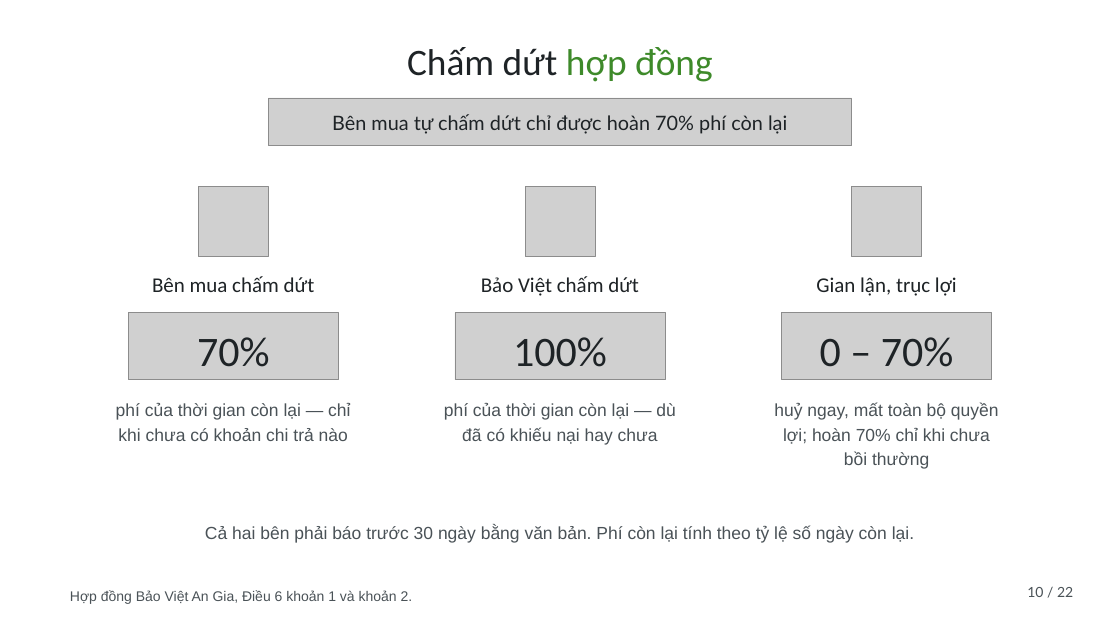
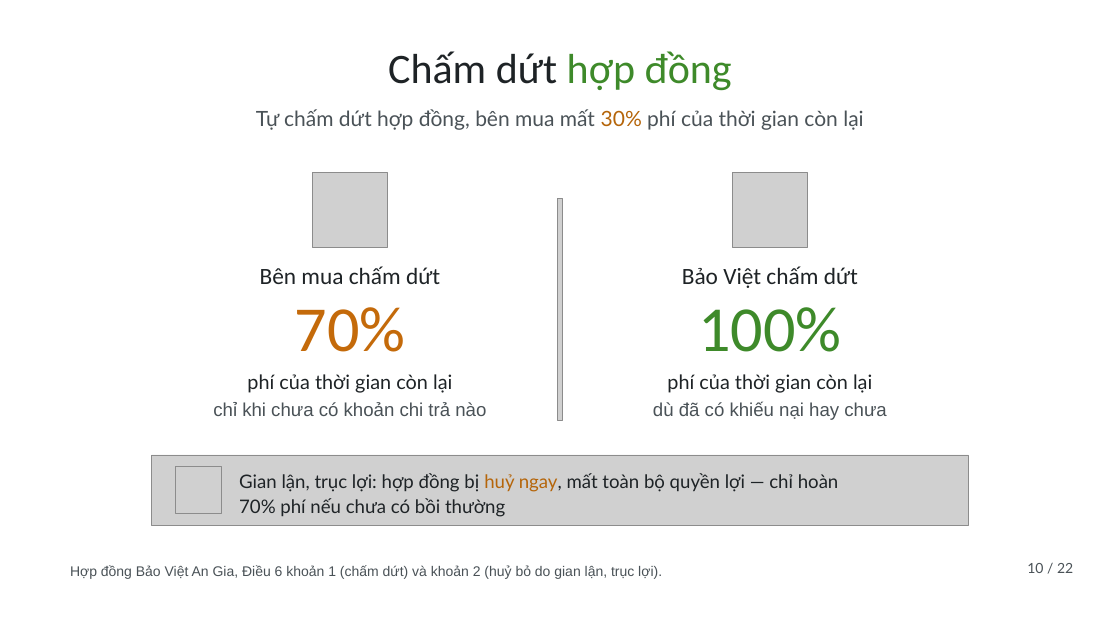
Before and after one commit to tranquanghaofake-dotcom/Law, a slide deck: slide 4 of docs/bai/hd-bao-hiem-nhom2/hop-dong-bao-hiem-nhom2.pptx. Drawn at 1120x630 pixels with LibreOffice and Linux fonts; fonts in the diff are those of the drawing; grey boxes stand for pictures; background and template pictures are left out. Boxes give left, top, right and bottom in pixels: in the first picture for what was removed or moved away, otherwise in the second. Text is boxed around its words. In the diff, an @@ line names an element or a change of style, - is before the commit and + after.

```diff
--- a/docs/bai/hd-bao-hiem-nhom2/hop-dong-bao-hiem-nhom2.pptx
+++ b/docs/bai/hd-bao-hiem-nhom2/hop-dong-bao-hiem-nhom2.pptx
@@ title "Chấm dứt hợp đồng" at <box>388,51,732,91</box>: size 32 to 36 pt; line spacing 35.2pt to 39.6pt @@
@@ text at <box>256,109,863,130</box>: text changed; size 17 to 18 pt; text colour #1E2326 to #4A5257 @@
-Bên mua tự chấm dứt chỉ được hoàn 70% phí còn lại
+Tự chấm dứt hợp đồng, bên mua mất 30% phí của thời gian còn lại
@@ picture removed at <box>268,98,851,146</box> @@
@@ picture added at <box>313,173,387,248</box> @@
@@ picture added at <box>733,173,807,248</box> @@
@@ picture removed at <box>198,187,268,256</box> @@
@@ picture removed at <box>525,187,595,256</box> @@
@@ picture added at <box>558,198,563,420</box> @@
@@ picture removed at <box>852,187,922,256</box> @@
@@ text "Bên mua chấm dứt": place and size @@
-text "Bên mua chấm dứt" at <box>152,276,315,292</box>
+text "Bên mua chấm dứt" at <box>260,266,440,284</box>
@@ text "Bên mua chấm dứt" at <box>260,266,440,284</box>: size 18 to 20 pt; line spacing 21.6pt to 24pt @@
@@ text "Bảo Việt chấm dứt" at <box>682,266,858,288</box>: size 18 to 20 pt; line spacing 21.6pt to 24pt @@
@@ text "Bảo Việt chấm dứt": place and size @@
-text "Bảo Việt chấm dứt" at <box>481,276,639,296</box>
+text "Bảo Việt chấm dứt" at <box>682,266,858,288</box>
@@ text "70%": place and size @@
-text "70%" at <box>197,337,269,367</box>
+text "70%" at <box>295,307,406,352</box>
@@ text "70%" at <box>295,307,406,352</box>: size 36 to 55 pt, text colour #1E2326 to #C46A0A; line spacing 57.6pt to 60.5pt @@
@@ text "100%": place and size @@
-text "100%" at <box>513,337,607,367</box>
+text "100%" at <box>698,307,841,352</box>
@@ text "100%" at <box>698,307,841,352</box>: size 36 to 55 pt, text colour #1E2326 to #3E8A2A; line spacing 57.6pt to 60.5pt @@
@@ text removed at <box>816,277,957,296</box> @@
-Gian lận, trục lợi
@@ picture removed at <box>129,313,339,380</box> @@
@@ picture removed at <box>455,313,665,380</box> @@
@@ picture removed at <box>782,313,992,380</box> @@
@@ text removed at <box>820,337,953,367</box> @@
-0 – 70%
@@ text added at <box>247,374,452,393</box>, 17 pt, text #1E2326 @@
+phí của thời gian còn lại
@@ text added at <box>667,374,872,393</box>, 17 pt, text #1E2326 @@
+phí của thời gian còn lại
@@ text at <box>213,402,486,416</box>: text changed; size 15 to 16 pt @@
-phí của thời gian còn lại — chỉ
-khi chưa có khoản chi trả nào
+chỉ khi chưa có khoản chi trả nào
@@ text at <box>653,402,887,420</box>: text changed; size 15 to 16 pt @@
-phí của thời gian còn lại — dù
-đã có khiếu nại hay chưa
+dù đã có khiếu nại hay chưa
@@ picture added at <box>152,455,969,525</box> @@
@@ picture added at <box>175,467,222,514</box> @@
@@ text at <box>239,473,839,517</box>: text changed; size 15 to 16 pt; font Arial to Lato; text colour #4A5257 to #1E2326 @@
-huỷ ngay, mất toàn bộ quyền
-lợi; hoàn 70% chỉ khi chưa
-bồi thường
+Gian lận, trục lợi: hợp đồng bị huỷ ngay, mất toàn bộ quyền lợi — chỉ hoàn
+70% phí nếu chưa có bồi thường
@@ text removed at <box>205,525,914,543</box> @@
-Cả hai bên phải báo trước 30 ngày bằng văn bản. Phí còn lại tính theo tỷ lệ số ngày còn lại.
@@ text at <box>70,565,662,579</box>: text changed @@
-Hợp đồng Bảo Việt An Gia, Điều 6 khoản 1 và khoản 2.
+Hợp đồng Bảo Việt An Gia, Điều 6 khoản 1 (chấm dứt) và khoản 2 (huỷ bỏ do gian lận, trục lợi).
@@ text "10 / 22": place and size @@
-text "10 / 22" at <box>1027,587,1073,597</box>
+text "10 / 22" at <box>1027,563,1073,573</box>
```
Also in this commit, not shown: 3 other slides changed, 35 other files.
